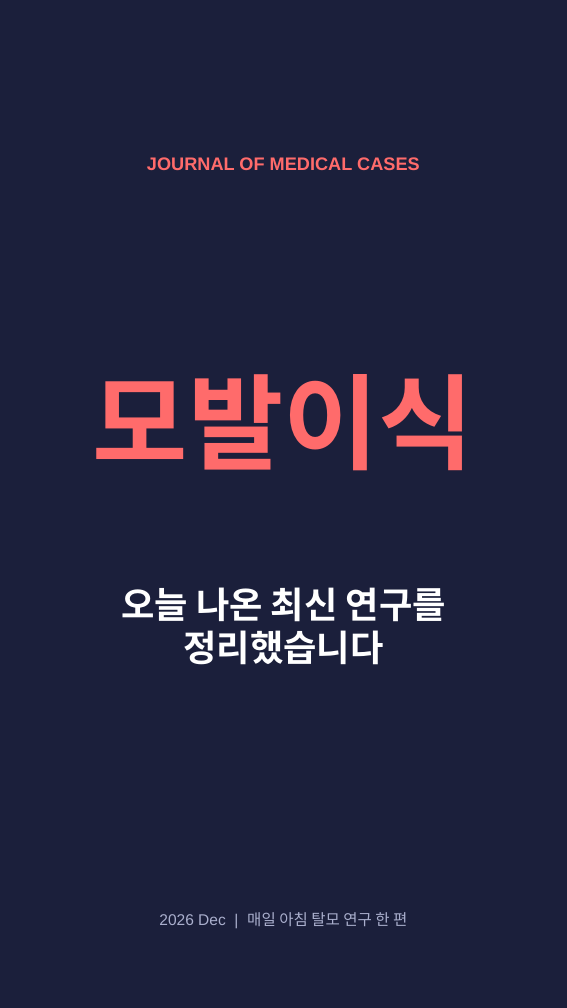
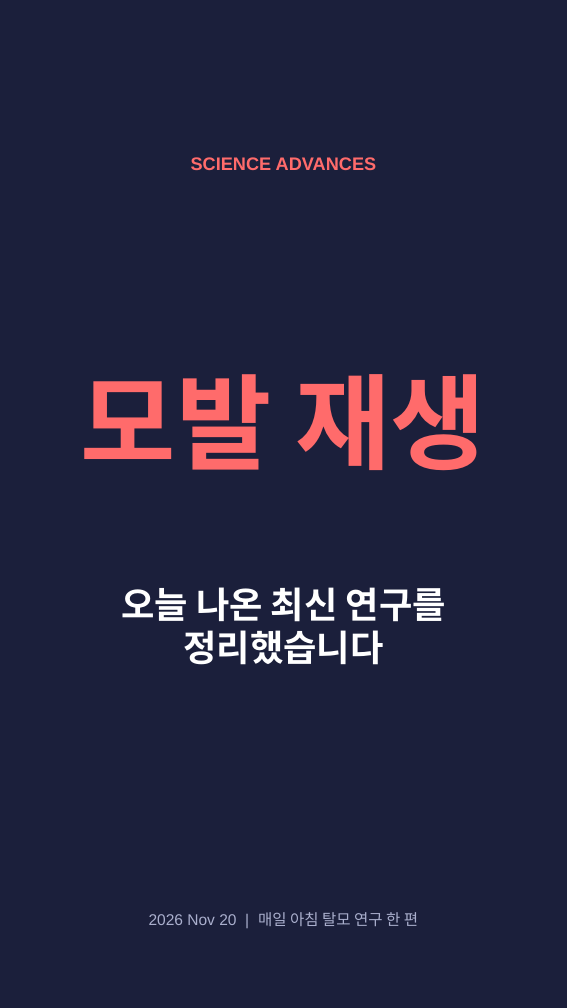
Before and after one commit to hyokang2010-BJ-ANTH/product-builder-test, a slide deck: slide 1 of pwa/data/latest/slides.pptx. Drawn at 567x1008 pixels with LibreOffice and Linux fonts; fonts in the diff are those of the drawing. Boxes give left, top, right and bottom in pixels: in the first picture for what was removed or moved away, otherwise in the second. Text is boxed around its words. In the diff, an @@ line names an element or a change of style, - is before the commit and + after.

```diff
--- a/pwa/data/latest/slides.pptx
+++ b/pwa/data/latest/slides.pptx
@@ text at bbox=[191, 157, 377, 170]: text changed @@
-JOURNAL OF MEDICAL CASES
+SCIENCE ADVANCES
@@ text at bbox=[81, 374, 486, 471]: text changed @@
-모발이식
+모발 재생
@@ text at bbox=[149, 912, 418, 926]: text changed @@
-2026 Dec | 매일 아침 탈모 연구 한 편
+2026 Nov 20 | 매일 아침 탈모 연구 한 편
```
Also in this commit, not shown: 1 other slide changed, 5 slides added, 5 slides removed, 26 other files.
